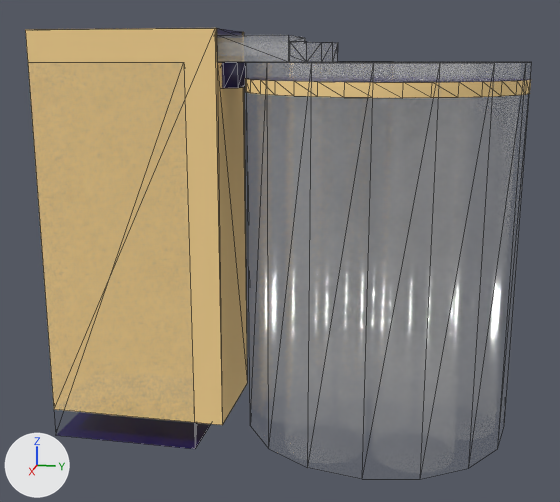
An edit to the glTF model public/assets/stacker.glb, drawn before and after from the same camera.
Both versions are drawn from a camera (50 mm lens) standing at (0.631, -0.278, 0.156) and looking at (0.001, -0.404, -0.001). Lighting does not change. The marker at lower left points along +X, +Y and +Z. Mesh edges are drawn as thin lines. Vertices at the same position are counted once.

In view in the first picture: 'arm', 'arm-door', 'arm-protection', 'arm-protection-lid', 'base', 'support'.
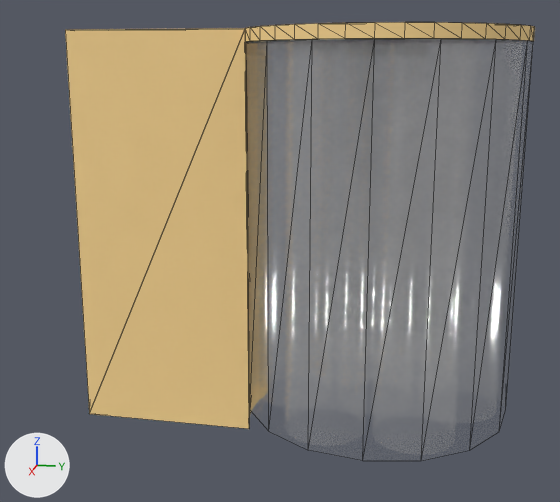
Changed parts and their boxes [x1, y1, x2, y2] in the pictures (560 x 502 px):
'support', mesh moved
    before: [246, 62, 532, 479]
    after: [246, 39, 533, 461]
'arm-door', surface changed, reshaped
    before: [28, 62, 246, 449]
    after: [65, 28, 251, 429]
'arm-protection', reshaped
    before: [25, 28, 247, 425]
    after: [65, 28, 251, 429]
'base', recoloured, mesh moved
    before: [245, 78, 531, 98]
    after: [245, 22, 535, 42]
'arm', reshaped (not visible afterwards)
    before: [217, 35, 338, 62]
'arm-protection-lid', reshaped (not visible afterwards)
    before: [217, 28, 242, 35]

Diff of the bpy script that builds the scene:
```diff
--- a/public/assets/stacker.glb.py
+++ b/public/assets/stacker.glb.py
@@ mat_base @@
 mat_base = principled_material('base')
-mat_base.base_color = (1.0, 0.708, 0.301)  # beige #ffdb95
+mat_base.base_color = (0.00561, 0.0, 0.0762)  # dark blue #11004e
 mat_base.roughness = 0.8
@@ mat_arm_door @@
 mat_arm_door.base_color = (0.00561, 0.0, 0.0762)  # dark blue #11004e
+mat_arm_door.alpha = 0.0
@@ mat_arm_protection_lid_edge @@
+mat_arm_protection_lid_edge = principled_material('arm-protection-lid-edge')
+mat_arm_protection_lid_edge.base_color = (1.0, 0.708, 0.301)  # beige #ffdb95
+mat_arm_protection_lid_edge.roughness = 0.8
@@ mat_base_edge @@
+mat_base_edge = principled_material('base-edge')
+mat_base_edge.base_color = (1.0, 0.708, 0.301)  # beige #ffdb95
+mat_base_edge.roughness = 0.8
@@ me_base @@
 me_base.from_pydata(...)  # 72 vertices, 140 faces; spans x -0.11..0.11, y -0.43..-0.21, z 0.133..0.142
 # used by ob_base; location = (0.0, 0.0, 0.0)
+# me_base part 1: the whole mesh is moved by (0.0, 0.0, 0.038)
 me_base.materials.append(mat_base)
-me_base.materials.append(mat_base_passive)  # dark blue #11004e
+me_base.materials.append(mat_base_edge)  # beige #ffdb95
@@ me_support @@
 me_support.from_pydata(...)  # 256 vertices, 396 faces; spans x -0.11..0.11, y -0.43..-0.21, z -0.145..0.155
 # used by ob_support; location = (0.0, 0.0, 0.0)
+# me_support part 2: the whole mesh is moved by (0.0, 0.0, 0.015)
 me_support.materials.append(mat_support)
@@ me_arm @@
 # used by ob_arm; location = (0.0, 0.0, 0.0)
-me_arm.from_pydata(...)  # 58 vertices, 105 faces; spans x -0.04..0.04, y -0.515..-0.358, z 0.155..0.175
+me_arm.from_pydata(...)  # 38 vertices, 58 faces; spans x -0.033..0.032, y -0.565..-0.438, z 0.16..0.175
+# me_arm part 3: 58 vertices removed from x -0.04..0.04, y -0.515..-0.358, z 0.155..0.175; 38 vertices added at x -0.033..0.032, y -0.565..-0.438, z 0.16..0.175
 me_arm.materials.append(mat_arm_transparent)
-me_arm.materials.append(mat_arm_transparent_passive)  # white #e7e7e7
@@ me_arm_protection @@
 # used by ob_arm_protection; location = (0.0, 0.0, 0.0)
-me_arm_protection.from_pydata(...)  # 14 vertices, 18 faces; spans x -0.045..0.045, y -0.6..-0.445, z -0.145..0.18
+me_arm_protection.from_pydata(...)  # 24 vertices, 37 faces; spans x -0.038..0.038, y -0.57..-0.423, z -0.15..0.18
+# me_arm_protection part 4: the whole mesh is rebuilt
 me_arm_protection.materials.append(mat_arm_protection)
@@ me_arm_protection_lid @@
 # used by ob_arm_protection_lid; location = (0.0, 0.0, 0.0)
-me_arm_protection_lid.from_pydata(...)  # 8 vertices, 12 faces; spans x -0.04..0.04, y -0.595..-0.445, z 0.175..0.18
+me_arm_protection_lid.from_pydata(...)  # 14 vertices, 24 faces; spans x -0.0325..0.0325, y -0.565..-0.4247, z 0.175..0.18
+# me_arm_protection_lid part 5: the whole mesh is rebuilt
 me_arm_protection_lid.materials.append(mat_arm_protection_lid)
+me_arm_protection_lid.materials.append(mat_arm_protection_lid_edge)  # beige #ffdb95
@@ me_arm_door @@
 # used by ob_arm_door; location = (0.0, 0.0, 0.0)
-me_arm_door.from_pydata(...)  # 26 vertices, 48 faces; spans x -0.045..0.045, y -0.6..-0.433, z -0.17..0.155
+me_arm_door.from_pydata(...)  # 14 vertices, 24 faces; spans x -0.038..0.038, y -0.57..-0.423, z -0.15..0.18
+# me_arm_door part 6: the whole mesh is rebuilt
 me_arm_door.materials.append(mat_arm_door)
-me_arm_door.materials.append(mat_arm_door_transparent)  # white #e7e7e7
```
